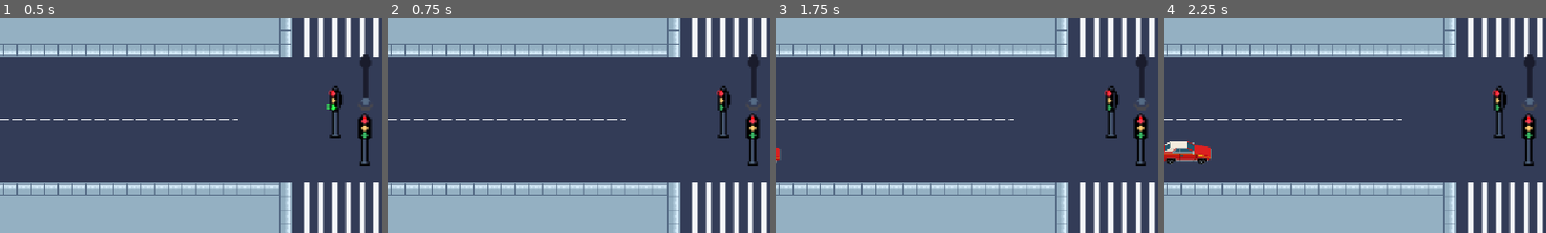
Above: before the commit, frames 1-4 (left to right).
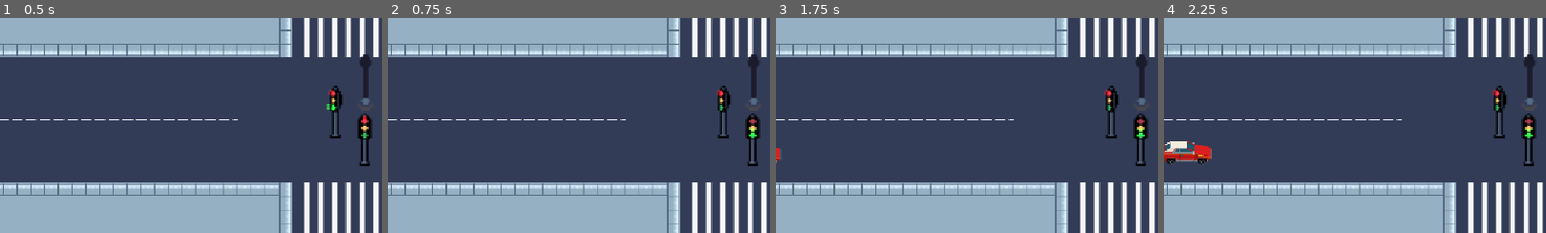
Above: after the commit, the same moments.

Repository: lafgo-fc/game-jam-repoooo
Game: Godot game, scene res://scne/test_one.tscn
Same seed, same stepped clock (60 frames per second), same inputs: the game is played once before the commit and once after it.
Inputs:
- Up to frame 1 (0.5 s): no input
- Up to frame 2 (0.75 s): tap Enter (ui_accept) at 0.5 s; hold R (traffic control right and left) from 0.53 s (still down)
- Up to frame 3 (1.75 s): keep holding R (traffic control right and left); tap Enter (ui_accept) at 0.77, 1.25, 1.52 s
- Up to frame 4 (2.25 s): keep holding R (traffic control right and left)
The pictures show only the part of the screen within x 0-50%, y 32-82%; the shares and areas given below are measured in that part.

Frame 1 is identical in both runs. In frame 2, less than 0.1% of the frame differs, in the area x 94-97%, y 44-56%; in frame 3, less than 0.1%; in frame 4, less than 0.1%.

Commit message:
fixed color combo

Diff:
--- a/scne/scripts/traffic.gd
+++ b/scne/scripts/traffic.gd
@@ -20,8 +20,6 @@
 			light = "green in right"
 		else:
 			light = "red in right"
-
-	GameData.traffic = light == "green in right"
 	_light_color()
 
 func _light_color():
@@ -34,13 +32,21 @@
 	elif light == "green in front":
 		green_light_front_back.show()
 		red_light_front_back.hide()
+		green_light_left.hide()
+		green_light_right.hide()
+		red_light_left.show()
+		red_light_right.show()
 	elif light == "green in right":
 		green_light_left.show()
 		green_light_right.show()
 		red_light_right.hide()
 		red_light_left.hide()
+		green_light_front_back.hide()
+		red_light_front_back.show()
 	elif light == "red in right":
 		red_light_left.show()
 		red_light_right.show()
 		green_light_right.hide()
 		green_light_left.hide()
+		green_light_front_back.show()
+		red_light_front_back.hide()
